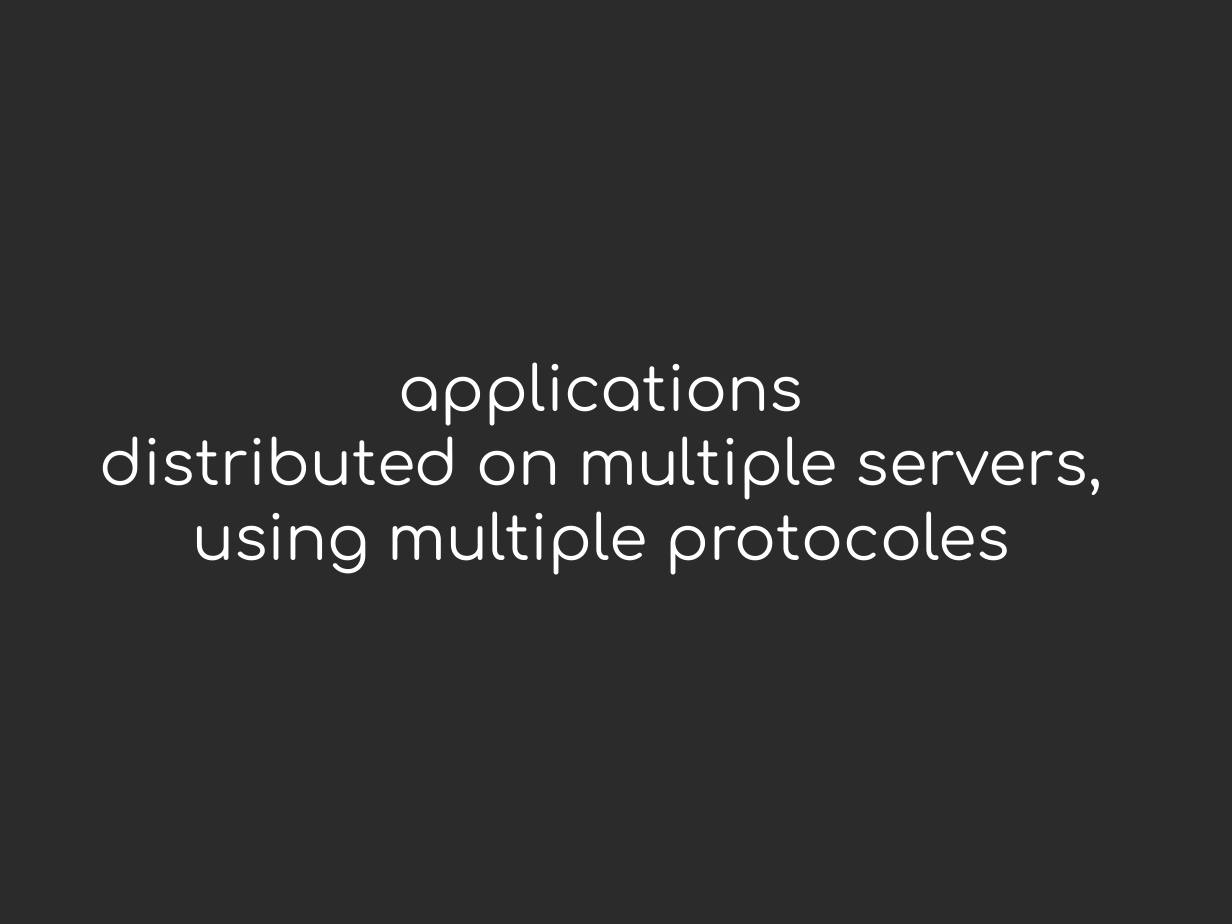
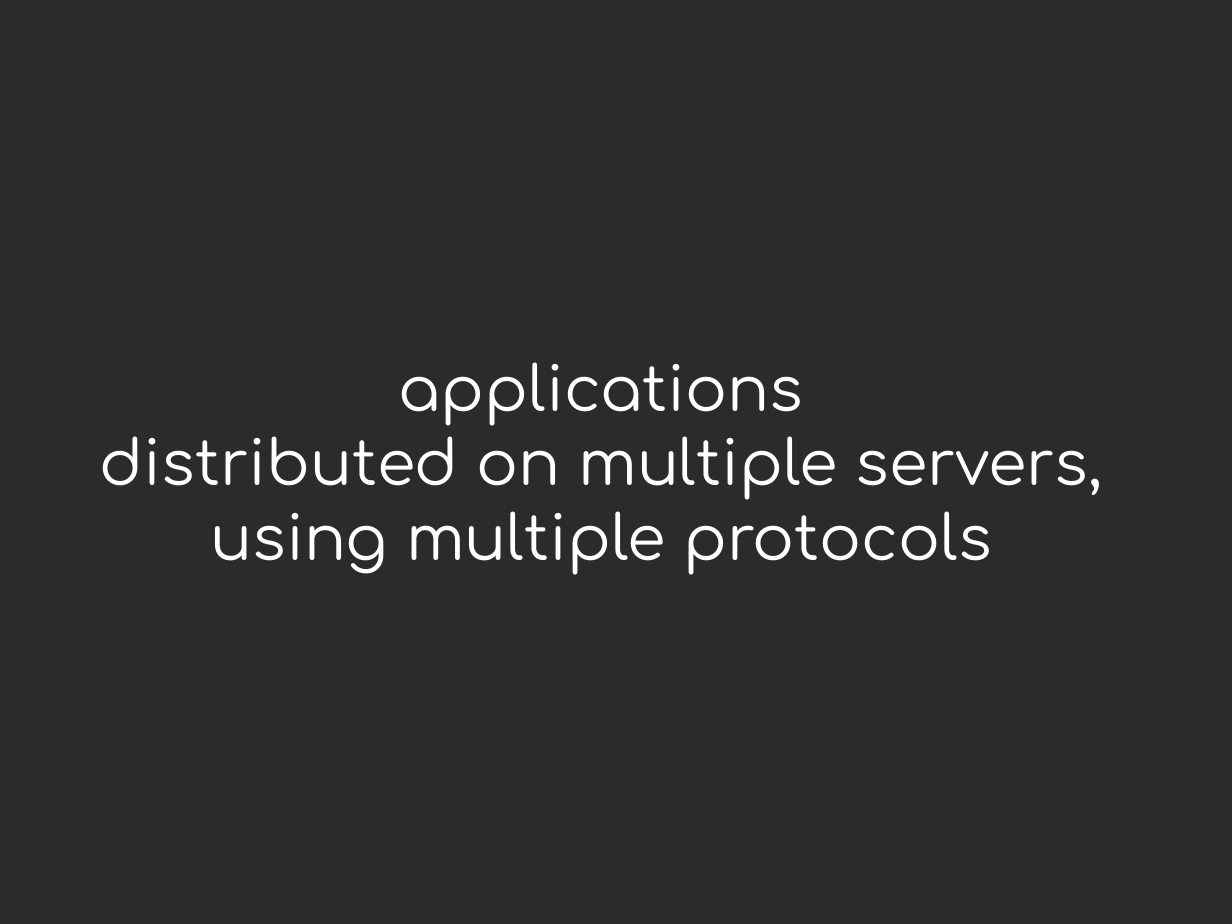
Before and after one commit to jdb/jdb.github.com, a slide deck: slide 4 of imap_idle/presentation/twisted-intro.odp. Drawn at 1232x924 pixels with LibreOffice and Linux fonts; fonts in the diff are those of the drawing; background and template pictures are left out; a plain dark background stands for a picture behind light text. Boxes give left, top, right and bottom in pixels: in the first picture for what was removed or moved away, otherwise in the second. Text is boxed around its words. In the diff, an @@ line names an element or a change of style, - is before the commit and + after.

Commit message:
Minor changes on the presentation

```diff
--- a/imap_idle/presentation/twisted-intro.odp
+++ b/imap_idle/presentation/twisted-intro.odp
@@ title at (x1=100, y1=362, x2=1103, y2=575): text changed @@
-applications
-distributed on multiple servers,
-using multiple protocoles
+applications
+distributed on multiple servers,
+using multiple protocols
```
Also in this commit, not shown: 2 other slides changed.
